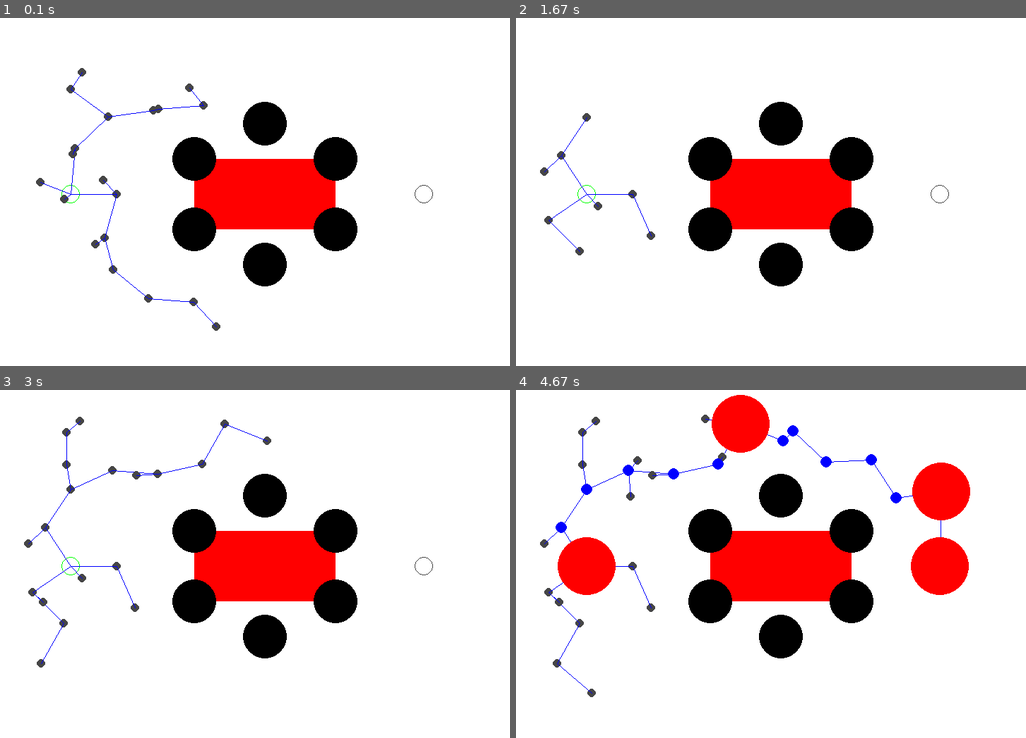
Above: before the commit, frames 1-4 (two rows, left to right).
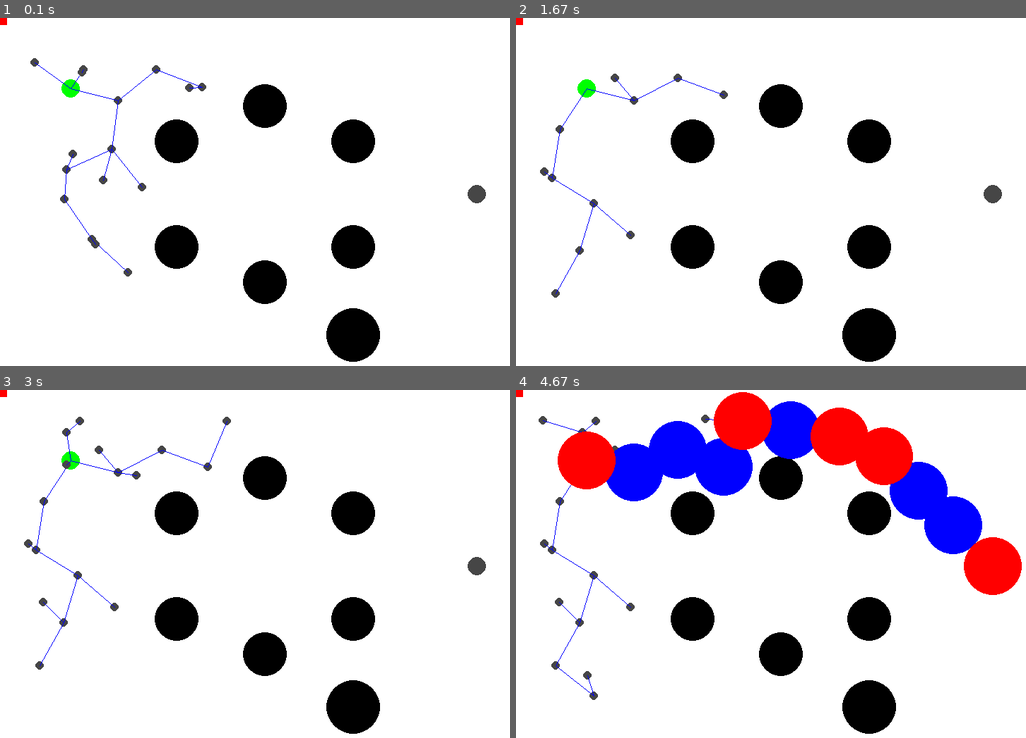
Above: after the commit, the same moments.

Repository: khhaliil/EURO2024
Game: pygame game, started from Tools/PP/RRT.py
Same seed, same stepped clock (60 frames per second), same inputs: the game is played once before the commit and once after it.
Inputs:
- Up to frame 1 (0.1 s): no input
- Up to frame 2 (1.67 s): tap S at 0.33 s
- Up to frame 3 (3 s): no input
- Up to frame 4 (4.67 s): no input

The runs differ from the first frame. In frame 1, 14% of the frame differs, in the area x 0-96%, y 0-99%; in frame 2, 13%; in frame 3, 14%; in frame 4, 30%, in the area x 0-100%, y 0-99%.

Commit message:
adding the adverse dim

Diff:
--- a/Tools/PP/RRT.py
+++ b/Tools/PP/RRT.py
@@ -63,15 +63,16 @@
 
 def main(args):
     dimensions = (750, 500)
-    start = (100, 250)
-    goal = (600, 250)
+    start = (100, 100)
+    goal = (675, 250)
     obsdim = 31
-    obstacles = [[275, 300], [275, 200], [375, 150], [375, 350], [475, 300], [475, 200]]
-    prohibited_zone = [275, 200, 475, 300]
+    obstacles = [[250, 175], [250, 325], [375, 125], [375, 375], [500, 175], [500, 325]]
+    prohibited_zone = [0, 0, 10, 10]
+    adv_obs = (500,450)
     pygame.init()
 
-    map = RRTMap(start, goal, dimensions, obsdim, obstacles, prohibited_zone)
-    graph = RRTGraph(start, goal, dimensions, obsdim, obstacles, prohibited_zone)
+    map = RRTMap(start, goal, dimensions, obsdim, obstacles, adv_obs, prohibited_zone)
+    graph = RRTGraph(start, goal, dimensions, obsdim, obstacles,adv_obs, prohibited_zone)
 
     msg: str = '-' * 30 + '\n'
     msg += 'Usage:\n'
@@ -85,8 +86,8 @@
     slow_motion: bool = args.slowmo
 
     while True:
-        map.reset(start, goal, dimensions, obsdim, obstacles, prohibited_zone)
-        graph.reset(start, goal, dimensions, obsdim, obstacles, prohibited_zone)
+        map.reset(start, goal, dimensions, obsdim, obstacles, adv_obs, prohibited_zone)
+        graph.reset(start, goal, dimensions, obsdim, obstacles, adv_obs, prohibited_zone)
         run(map, graph, goal, controlled, slow_motion, args.sleep)
 
         controlled = False
--- a/Tools/PP/RRTbasePY.py
+++ b/Tools/PP/RRTbasePY.py
@@ -46,7 +46,7 @@
     EDGE_THICKNESS: int = 1
     MAP_WINDOW_NAME: str = 'RRT path planning'
 
-    def __init__(self, start, goal, mapDimensions, obsdim, obstacles, prohibited_zone) -> None:
+    def __init__(self, start, goal, mapDimensions, obsdim, obstacles,adv_obs, prohibited_zone) -> None:
         """
         Initialize RRTMap with start and goal positions, map dimensions, obstacle dimensions, and the number of obstacles.
 
@@ -58,9 +58,9 @@
         - obsnum (int): Number of obstacles.
         """
         pygame.display.set_caption(self.MAP_WINDOW_NAME)
-        self.reset(start, goal, mapDimensions, obsdim, obstacles, prohibited_zone)
-
-    def reset(self, start, goal, mapDimensions, obsdim, obstacles, prohibited_zone):
+        self.reset(start, goal, mapDimensions, obsdim, obstacles, adv_obs, prohibited_zone)
+
+    def reset(self, start, goal, mapDimensions, obsdim, obstacles, adv_obs, prohibited_zone):
         '''
         Resets the map to its original state
         '''
@@ -72,7 +72,9 @@
         self.map.fill(self.WHITE)
 
         self.obstacles: List[List[int]] = obstacles
+        self.adv_obs = adv_obs
         self.obsdim = obsdim
+        self.ENEMY_RADIUS = 38
         self.prohibited_zone = prohibited_zone
 
     def drawMap(self):
@@ -83,8 +85,8 @@
         - obstacles (list): List of obstacle positions.
         """
 
-        pygame.draw.circle(self.map, self.GREEN, self.start, self.NODE_RAD + 10, 1)
-        pygame.draw.circle(self.map, self.GRAY, self.goal, self.NODE_RAD + 10, 1)
+        pygame.draw.circle(self.map, self.GREEN, self.start, self.NODE_RAD + 10, 0)
+        pygame.draw.circle(self.map, self.GRAY, self.goal, self.NODE_RAD + 10, 0)
         rect_width = abs(self.prohibited_zone[2] - self.prohibited_zone[0])
         rect_height = abs(self.prohibited_zone[3] - self.prohibited_zone[1])
         rectangle = pygame.Rect(self.prohibited_zone[0], self.prohibited_zone[1], rect_width, rect_height)
@@ -102,9 +104,9 @@
         """
 
         for node in path:
-            pygame.draw.circle(self.map, self.BLUE, node, self.NODE_RAD + 5, 0)
+            pygame.draw.circle(self.map, self.BLUE, node, self.NODE_RAD + 38, 0)
         for node in path_smoothed:
-            pygame.draw.circle(self.map, self.RED, node, self.NODE_RAD + 38, 0)
+            pygame.draw.circle(self.map, self.RED, node, self.NODE_RAD +38 , 0)
 
     def drawobs(self):
         """
@@ -117,6 +119,7 @@
         while len(obstaclesList):
             obstacle = obstaclesList.pop(0)
             pygame.draw.circle(self.map, self.BLACK, obstacle, self.obsdim, 0)
+        pygame.draw.circle(self.map, self.BLACK, self.adv_obs, self.ENEMY_RADIUS, 0)
 
 
 class RRTGraph:
@@ -159,16 +162,17 @@
     - expand: Method to expand the RRT graph by adding a new node.
     - optimize_path: Method to smooth the path by removing unnecessary waypoints.
     """
-    SAFETY_DISTANCE: int = 5
+    SAFETY_DISTANCE: int = 0
     RADIUS = 38
-
-    def __init__(self, start, goal, mapDimensions, obsdim, obstacles, prohibited_zone):
+    ENEMY_RADIUS = 38
+
+    def __init__(self, start, goal, mapDimensions, obsdim, obstacles, adv_obs, prohibited_zone):
         """
         Initialize RRTGraph with start and goal positions, map dimensions, obstacle dimensions, and the number of obstacles.
         """
-        self.reset(start, goal, mapDimensions, obsdim, obstacles, prohibited_zone)
-
-    def reset(self, start, goal, mapDimensions, obsdim, obstacles, prohibited_zone):
+        self.reset(start, goal, mapDimensions, obsdim, obstacles, adv_obs, prohibited_zone)
+
+    def reset(self, start, goal, mapDimensions, obsdim, obstacles, adv_obs, prohibited_zone):
         self.start = start
         self.goal = goal
         self.found_goal = False
@@ -179,6 +183,7 @@
         self.parent = [0]
 
         self.obstacles = obstacles
+        self.adv_obs = adv_obs
         self.obsDim = obsdim
         self.prohibited_zone = prohibited_zone
 
@@ -274,8 +279,8 @@
             # TODO[RS]: check here if the point is in the obstacles/prohibited area(s)
             # Basically run the sampled point through a list of "filters" that would tell you whether
             # it's a good candidate or not
-            #print('sampling envir', x, y)
-            if not (self.prohibited_zone[0] <= x <= self.prohibited_zone[2] and self.prohibited_zone[1] <= y <= self.prohibited_zone[3]):
+            print('sampling envir', x, y)
+            if not ((275 <= x + self.RADIUS <= 500 and 0 <= y + self.RADIUS <= 28) and (self.prohibited_zone[0] <= x <= self.prohibited_zone[2] and self.prohibited_zone[1] <= y <= self.prohibited_zone[3])):
                 return (x, y)
 
     def nearest(self, n: int) -> int:
@@ -309,6 +314,10 @@
         n = self.number_of_nodes() - 1
         x = self.x[n]
         y = self.y[n]
+        distance_to_enemy = math.sqrt((x - self.adv_obs[0]) ** 2 + (y - self.adv_obs[1] ) ** 2)
+        if distance_to_enemy < (self.ENEMY_RADIUS + self.SAFETY_DISTANCE + self.RADIUS):
+            self.remove_node(n)
+            return False
         obs = self.obstacles.copy()
         while len(obs) > 0:
             temp = obs.pop(0)
@@ -333,6 +342,16 @@
         Returns:
         - crosses: True if the line segment crosses an obstacle, False otherwise.
         """
+        for i in range(0, 101):
+            u = i / 100
+            x = x1 * u + x2 * (1 - u)
+            y = y1 * u + y2 * (1 - u)
+            distance = math.sqrt((float(x) - float(self.adv_obs[0])) ** 2 + (float(y) - float(self.adv_obs[1])) ** 2)
+            is_too_close_to_enemy: bool = distance < (self.ENEMY_RADIUS + self.SAFETY_DISTANCE + self.RADIUS)
+            is_in_prohibited_area: bool = (self.prohibited_zone[0] < x < self.prohibited_zone[2]) and (self.prohibited_zone[1] < y < self.prohibited_zone[3])
+            if is_too_close_to_enemy or is_in_prohibited_area:
+                return True
+
         obs = self.obstacles.copy()
         for obstacle in obs:
             # TODO[RS]: make number of steps variable depending on the distance between the two points
